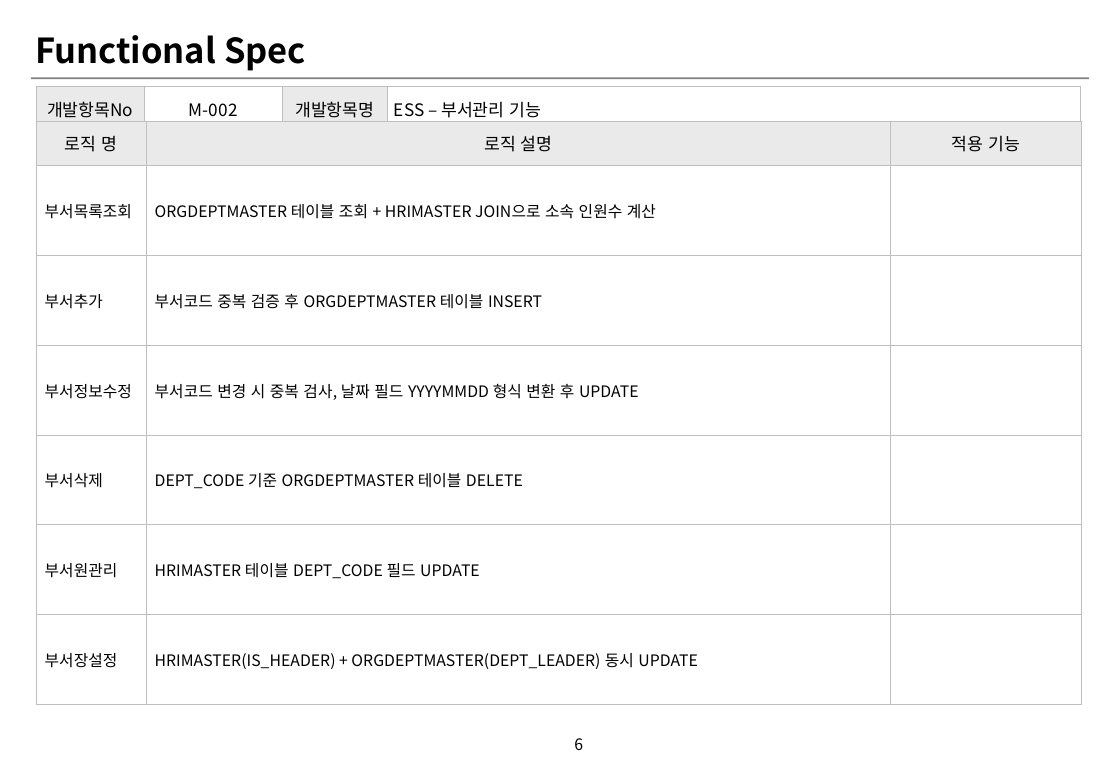
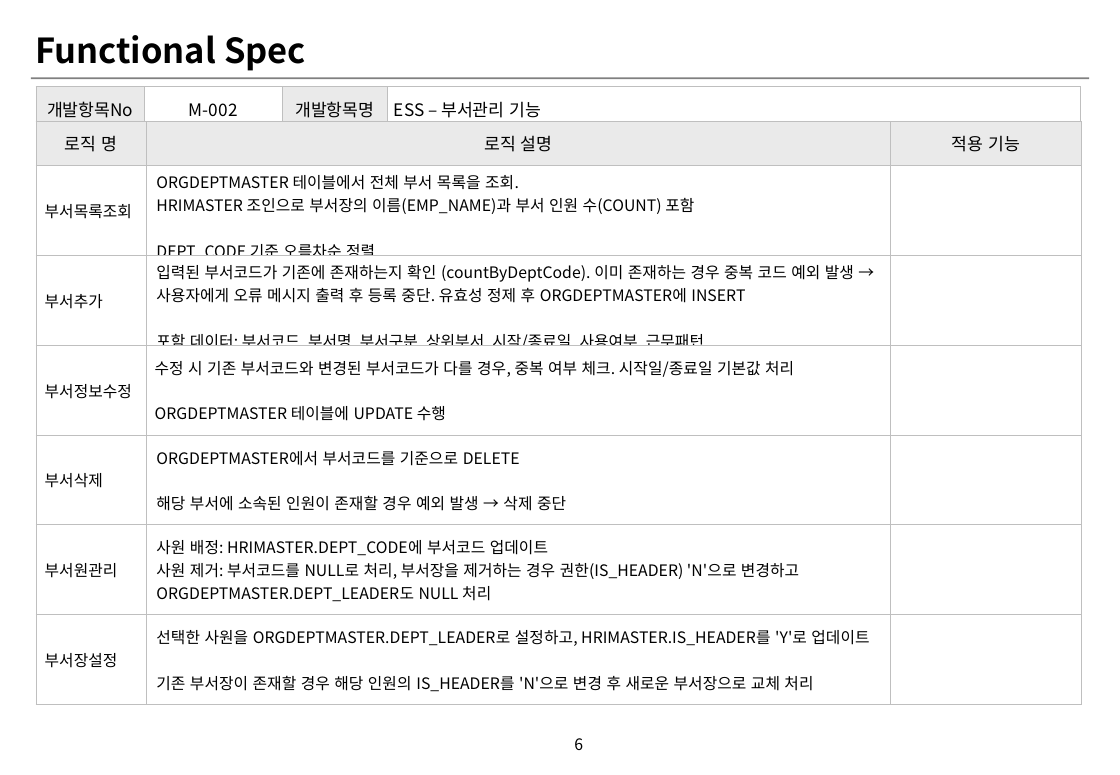
Before and after one commit to Ha2sky/ess, a slide deck: slide 7 of report/fs/FS_ESS.근태관리프로젝트_부서관리.pptx. Drawn at 1120x775 pixels with LibreOffice and Linux fonts; fonts in the diff are those of the drawing; background and template pictures are left out. Boxes give left, top, right and bottom in pixels: in the first picture for what was removed or moved away, otherwise in the second. Text is boxed around its words. In the diff, an @@ line names an element or a change of style, - is before the commit and + after.

Commit message:
domain report fs 근태 테이블 수정

```diff
--- a/report/fs/FS_ESS.근태관리프로젝트_부서관리.pptx
+++ b/report/fs/FS_ESS.근태관리프로젝트_부서관리.pptx
@@ table at <box>36,122,1081,705</box> @@
-row 2, column 2: ORGDEPTMASTER 테이블 조회 + HRIMASTER JOIN으로 소속 인원수 계산
+row 2, column 2: ORGDEPTMASTER 테이블에서 전체 부서 목록을 조회. / HRIMASTER 조인으로 부서장의 이름(EMP_NAME)과 부서 인원 수(COUNT) 포함 / DEPT_CODE 기준 오름차순 정렬
-row 3, column 2: 부서코드 중복 검증 후 ORGDEPTMASTER 테이블 INSERT
+row 3, column 2: 입력된 부서코드가 기존에 존재하는지 확인 (countByDeptCode). 이미 존재하는 경우 중복 코드 예외 발생 → 사용자에게 오류 메시지 출력 후 등록 중단. 유효성 정제 후 ORGDEPTMASTER에 INSERT / 포함 데이터: 부서코드, 부서명, 부서구분, 상위부서, 시작/종료일, 사용여부, 근무패턴
-row 4, column 2: 부서코드 변경 시 중복 검사, 날짜 필드 YYYYMMDD 형식 변환 후 UPDATE
+row 4, column 2: 수정 시 기존 부서코드와 변경된 부서코드가 다를 경우, 중복 여부 체크. 시작일/종료일 기본값 처리 / ORGDEPTMASTER 테이블에 UPDATE 수행
-row 5, column 2: DEPT_CODE 기준 ORGDEPTMASTER 테이블 DELETE
+row 5, column 2: ORGDEPTMASTER에서 부서코드를 기준으로 DELETE / 해당 부서에 소속된 인원이 존재할 경우 예외 발생 → 삭제 중단
-row 6, column 2: HRIMASTER 테이블 DEPT_CODE 필드 UPDATE
+row 6, column 2: 사원 배정: HRIMASTER.DEPT_CODE에 부서코드 업데이트 사원 제거: 부서코드를 NULL로 처리, 부서장을 제거하는 경우 권한(IS_HEADER) 'N'으로 변경하고 ORGDEPTMASTER.DEPT_LEADER도 NULL 처리
-row 7, column 2: HRIMASTER(IS_HEADER) + ORGDEPTMASTER(DEPT_LEADER) 동시 UPDATE
+row 7, column 2: 선택한 사원을 ORGDEPTMASTER.DEPT_LEADER로 설정하고, HRIMASTER.IS_HEADER를 'Y'로 업데이트 / 기존 부서장이 존재할 경우 해당 인원의 IS_HEADER를 'N'으로 변경 후 새로운 부서장으로 교체 처리
```
Also in this commit, not shown: 4 other files.
